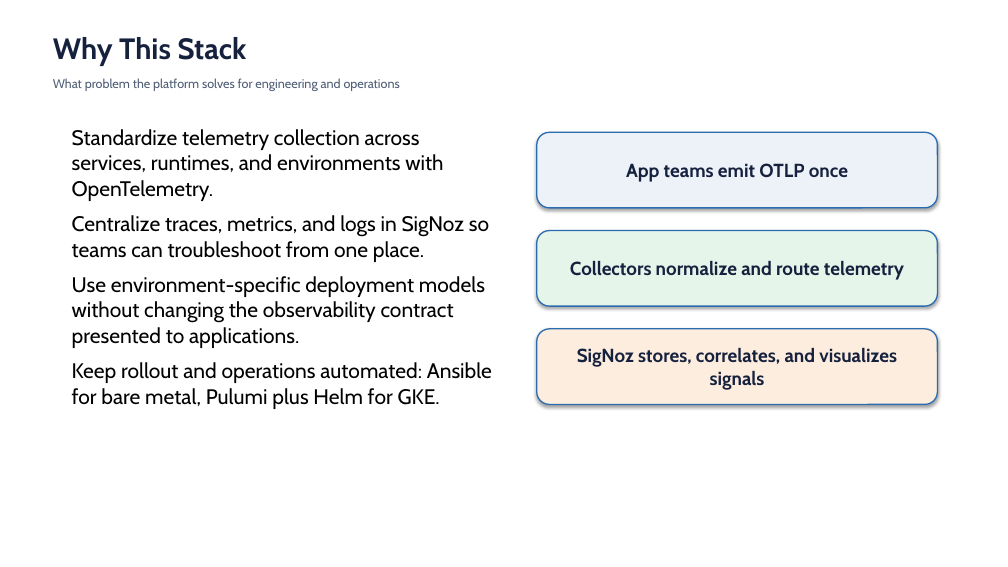
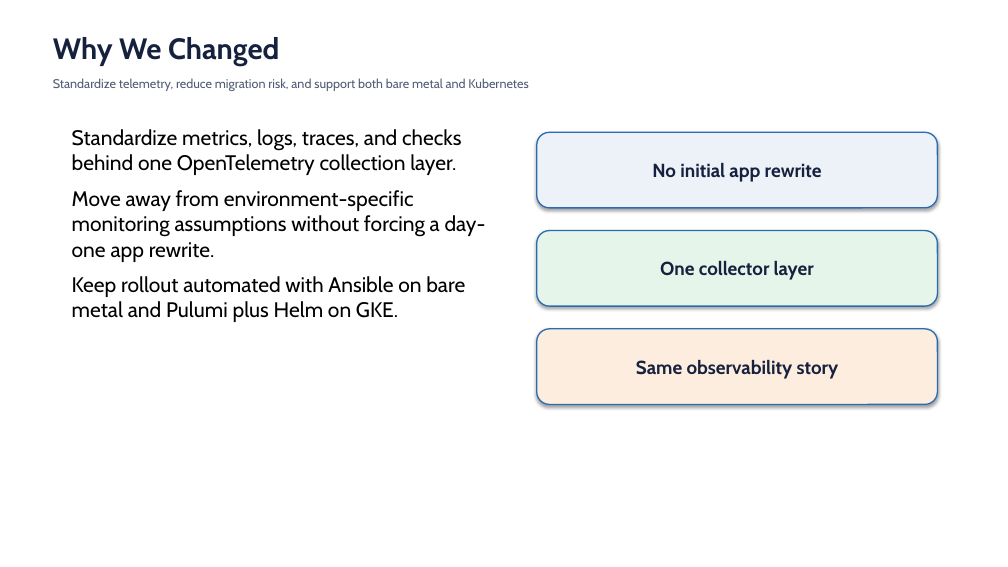
Before and after one commit to vekjja/akasa-presentation, a slide deck: slide 2 of opentelemetry-signoz-observability-stack.pptx. Drawn at 1008x567 pixels with LibreOffice and Linux fonts; fonts in the diff are those of the drawing. Boxes give left, top, right and bottom in pixels: in the first picture for what was removed or moved away, otherwise in the second. Text is boxed around its words. In the diff, an @@ line names an element or a change of style, - is before the commit and + after.

```diff
--- a/opentelemetry-signoz-observability-stack.pptx
+++ b/opentelemetry-signoz-observability-stack.pptx
@@ text at (x1=53, y1=37, x2=279, y2=66): text changed @@
-Why This Stack
+Why We Changed
@@ text at (x1=53, y1=78, x2=528, y2=91): text changed @@
-What problem the platform solves for engineering and operations
+Standardize telemetry, reduce migration risk, and support both bare metal and Kubernetes
@@ text at (x1=72, y1=129, x2=486, y2=322): text changed @@
-Standardize telemetry collection across services, runtimes, and environments with OpenTelemetry.
-Centralize traces, metrics, and logs in SigNoz so teams can troubleshoot from one place.
-Use environment-specific deployment models without changing the observability contract presented to applications.
-Keep rollout and operations automated: Ansible for bare metal, Pulumi plus Helm for GKE.
+Standardize metrics, logs, traces, and checks behind one OpenTelemetry collection layer.
+Move away from environment-specific monitoring assumptions without forcing a day-one app rewrite.
+Keep rollout automated with Ansible on bare metal and Pulumi plus Helm on GKE.
@@ text in rounded rectangle at (x1=652, y1=163, x2=822, y2=182): text changed @@
-App teams emit OTLP once
+No initial app rewrite
@@ text in rounded rectangle at (x1=660, y1=261, x2=814, y2=280): text changed @@
-Collectors normalize and route telemetry
+One collector layer
@@ text in rounded rectangle at (x1=636, y1=360, x2=839, y2=379): text changed @@
-SigNoz stores, correlates, and visualizes signals
+Same observability story
```
Also in this commit, not shown: 7 other slides changed, 1 slide added, 1 slide removed, 11 other files.
